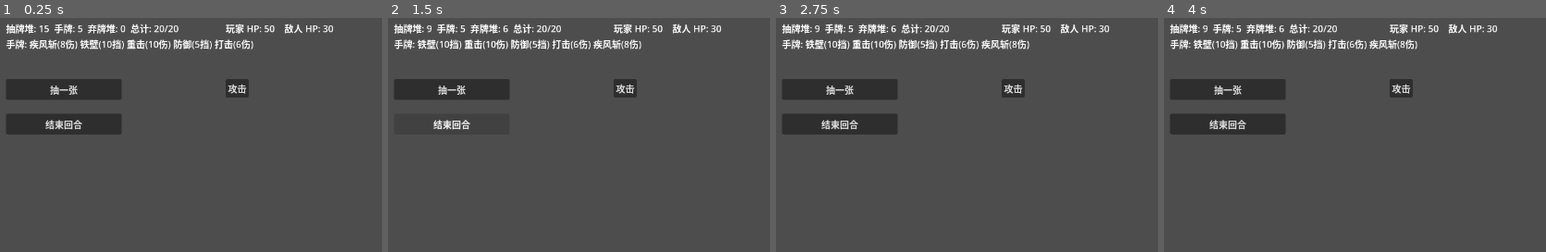
Above: before the commit, frames 1-4 (left to right).
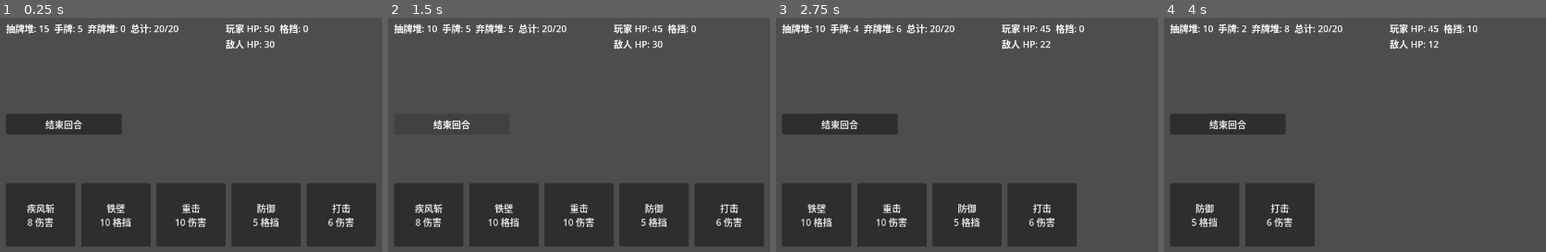
Above: after the commit, the same moments.

Repository: td1ql/godward
Game: Godot game, scene res://scenes/main.tscn
Same seed, same stepped clock (60 frames per second), same inputs: the game is played once before the commit and once after it.
Inputs (mouse positions are in pixels of both pictures, inside the frame that each line leads up to):
- Up to frame 1 (0.25 s): no input
- Up to frame 2 (1.5 s): click (452, 90) at 0.5 s, where only the run before the commit has a clickable "抽一张"; click "结束回合" at 1.25 s
- Up to frame 3 (2.75 s): click (818, 214) at 2 s, where only the run after the commit has a clickable "疾风斩 8 伤害"
- Up to frame 4 (4 s): click (1206, 214) at 2.75 s, where only the run after the commit has a clickable "铁壁 10 格挡"; click (1206, 214) at 3.5 s, where only the run after the commit has a clickable "重击 10 伤害"

The runs differ from the first frame. In frame 1, 29% of the frame differs, in the area x 1-99%, y 2-98%; in frame 2, 30%; in frame 3, 25%; in frame 4, 15%.

Commit message:
feat: 出牌扣血、格挡与回合敌人攻击 (closes #3)

Diff:
--- a/scenes/main.tscn
+++ b/scenes/main.tscn
@@ -11,13 +11,6 @@
 offset_right = 220.0
 offset_bottom = 46.0
 
-[node name="DrawButton" type="Button" parent="." unique_id=1220208601]
-offset_left = 20.0
-offset_top = 120.0
-offset_right = 220.0
-offset_bottom = 156.0
-text = "抽一张"
-
 [node name="EndTurnButton" type="Button" parent="." unique_id=2002945628]
 offset_left = 20.0
 offset_top = 180.0
@@ -30,10 +23,3 @@
 offset_top = 20.0
 offset_right = 440.0
 offset_bottom = 43.0
-
-[node name="AttackButton" type="Button" parent="." unique_id=1195035637]
-offset_left = 400.0
-offset_top = 120.0
-offset_right = 408.0
-offset_bottom = 128.0
-text = "攻击"
--- a/scripts/battle_demo.gd
+++ b/scripts/battle_demo.gd
@@ -5,7 +5,12 @@
 var discard_pile: Array[String] = []
 
 var player_hp := 50
+var player_block := 0
 var enemy_hp := 30
+var enemy_attack := 5
+
+var game_over := false
+var card_buttons: Array[Button] = []
 
 const HAND_SIZE := 5
 const TOTAL_CARDS := 20
@@ -20,38 +25,15 @@
 
 @onready var info_label: Label = $InfoLabel
 @onready var combat_label: Label = $CombatLabel
-@onready var draw_button: Button = $DrawButton
 @onready var end_turn_button: Button = $EndTurnButton
-@onready var attack_button: Button = $AttackButton
 
 func _ready() -> void:
 	var card_ids := ["打击", "防御", "重击", "铁壁", "疾风斩"]
 	for i in range(TOTAL_CARDS):
 		draw_pile.append(card_ids[i % card_ids.size()])
-	draw_button.pressed.connect(_on_draw_pressed)
 	end_turn_button.pressed.connect(_on_end_turn_pressed)
-	attack_button.pressed.connect(_on_attack_pressed)
 	_draw_cards(HAND_SIZE)
-	_update_ui()
-
-func _on_draw_pressed() -> void:
-	_draw_cards(1)
-	_update_ui()
-
-func _on_end_turn_pressed() -> void:
-	discard_pile.append_array(hand)
-	hand.clear()
-	_draw_cards(HAND_SIZE)
-	_update_ui()
-
-func _on_attack_pressed() -> void:
-	if enemy_hp <= 0 or player_hp <= 0:
-		return
-	# 玩家攻击（先用固定 6 点伤害模拟）
-	enemy_hp = max(0, enemy_hp - 6)
-	# 敌人没死就反击
-	if enemy_hp > 0:
-		player_hp = max(0, player_hp - 5)
+	_rebuild_hand_buttons()
 	_update_ui()
 
 func _draw_cards(n: int) -> void:
@@ -64,22 +46,67 @@
 			draw_pile.shuffle()
 		hand.append(draw_pile.pop_back())
 
+# 根据当前手牌，重新生成一排可点击的按钮
+func _rebuild_hand_buttons() -> void:
+	for b in card_buttons:
+		b.queue_free()
+	card_buttons.clear()
+	for i in range(hand.size()):
+		var c: String = hand[i]
+		var d: Dictionary = CARD_DB[c]
+		var btn := Button.new()
+		btn.position = Vector2(20 + i * 130, 300)
+		btn.size = Vector2(120, 110)
+		if d["damage"] > 0:
+			btn.text = "%s\n%d 伤害" % [c, d["damage"]]
+		else:
+			btn.text = "%s\n%d 格挡" % [c, d["block"]]
+		btn.pressed.connect(_on_card_pressed.bind(i))
+		add_child(btn)
+		card_buttons.append(btn)
+
+func _on_card_pressed(index: int) -> void:
+	if game_over:
+		return
+	if index < 0 or index >= hand.size():
+		return
+	var c: String = hand[index]
+	var d: Dictionary = CARD_DB[c]
+	if d["damage"] > 0:
+		enemy_hp = max(0, enemy_hp - d["damage"])
+	if d["block"] > 0:
+		player_block += d["block"]
+	hand.remove_at(index)
+	discard_pile.append(c)
+	_check_game_over()
+	_rebuild_hand_buttons()
+	_update_ui()
+
+func _on_end_turn_pressed() -> void:
+	if game_over:
+		return
+	# 敌人攻击：先被格挡抵消
+	var incoming: int = max(0, enemy_attack - player_block)
+	player_hp = max(0, player_hp - incoming)
+	player_block = 0
+	_check_game_over()
+	# 弃掉手牌，重新抽 5 张
+	discard_pile.append_array(hand)
+	hand.clear()
+	_draw_cards(HAND_SIZE)
+	_rebuild_hand_buttons()
+	_update_ui()
+
+func _check_game_over() -> void:
+	if enemy_hp <= 0 or player_hp <= 0:
+		game_over = true
+
 func _update_ui() -> void:
-	var hand_text := ""
-	for c in hand:
-		var d: Dictionary = CARD_DB[c]
-		if d["damage"] > 0:
-			hand_text += "%s(%d伤) " % [c, d["damage"]]
-		else:
-			hand_text += "%s(%d挡) " % [c, d["block"]]
-	if hand_text == "":
-		hand_text = "（空）"
 	var total := draw_pile.size() + hand.size() + discard_pile.size()
-	info_label.text = "抽牌堆: %d  手牌: %d  弃牌堆: %d  总计: %d/%d\n手牌: %s" % [
-		draw_pile.size(), hand.size(), discard_pile.size(),
-		total, TOTAL_CARDS, hand_text
+	info_label.text = "抽牌堆: %d  手牌: %d  弃牌堆: %d  总计: %d/%d" % [
+		draw_pile.size(), hand.size(), discard_pile.size(), total, TOTAL_CARDS
 	]
-	combat_label.text = "玩家 HP: %d    敌人 HP: %d" % [player_hp, enemy_hp]
+	combat_label.text = "玩家 HP: %d  格挡: %d\n敌人 HP: %d" % [player_hp, player_block, enemy_hp]
 	if enemy_hp <= 0:
 		combat_label.text += "\n你赢了！"
 	elif player_hp <= 0:
